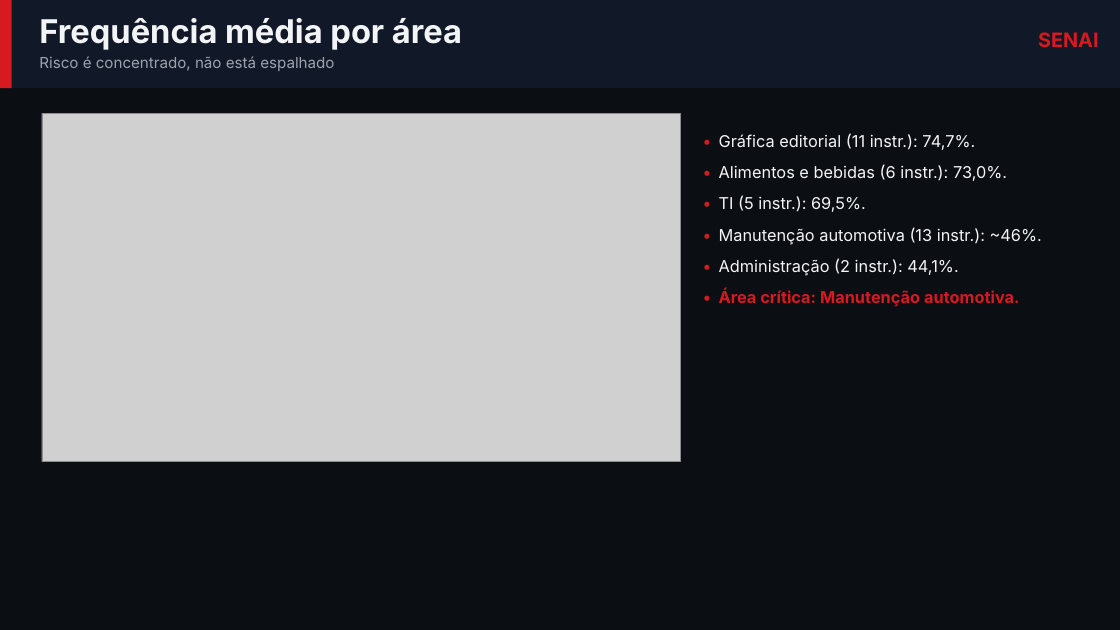
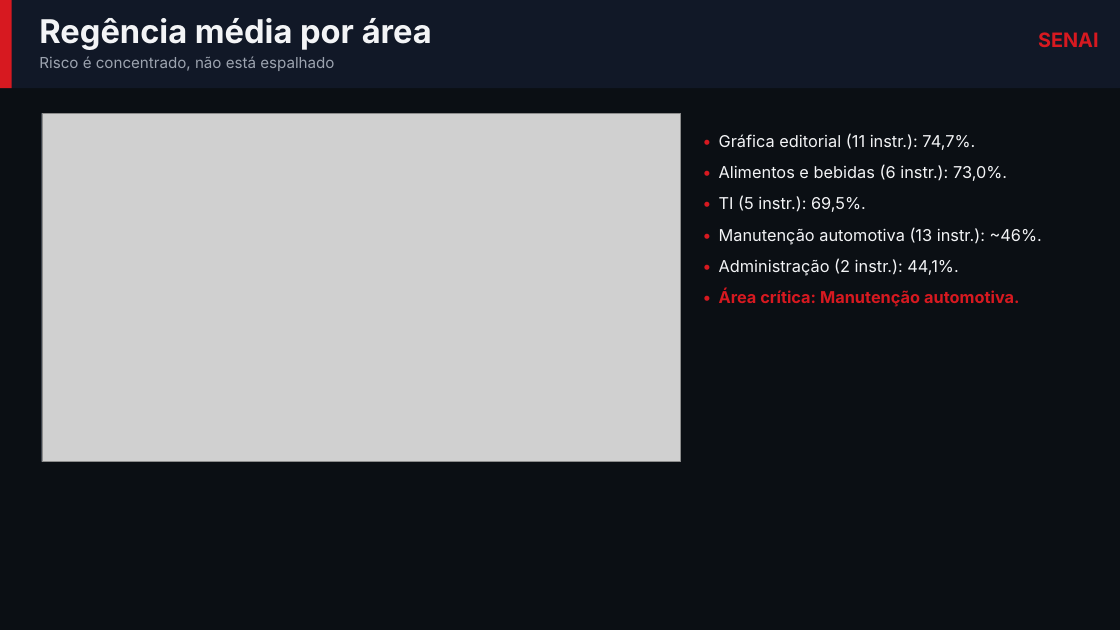
Before and after one commit to mmsxdev/bi-regencia, a slide deck: slide 8 of apresentacao/BI_Regencia_Apresentacao.pptx. Drawn at 1120x630 pixels with LibreOffice and Linux fonts; fonts in the diff are those of the drawing; grey boxes stand for pictures. Boxes give left, top, right and bottom in pixels: in the first picture for what was removed or moved away, otherwise in the second. Text is boxed around its words. In the diff, an @@ line names an element or a change of style, - is before the commit and + after.

```diff
--- a/apresentacao/BI_Regencia_Apresentacao.pptx
+++ b/apresentacao/BI_Regencia_Apresentacao.pptx
@@ text at (39,18,432,50): text changed @@
-Frequência média por área
+Regência média por área
```
Also in this commit, not shown: 10 other slides changed, 20 other files.
